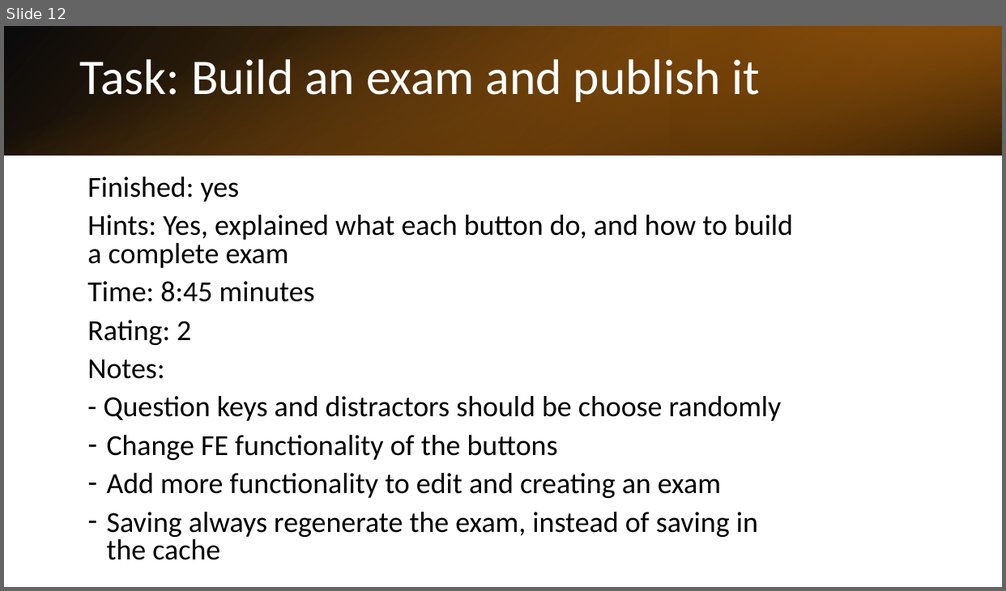
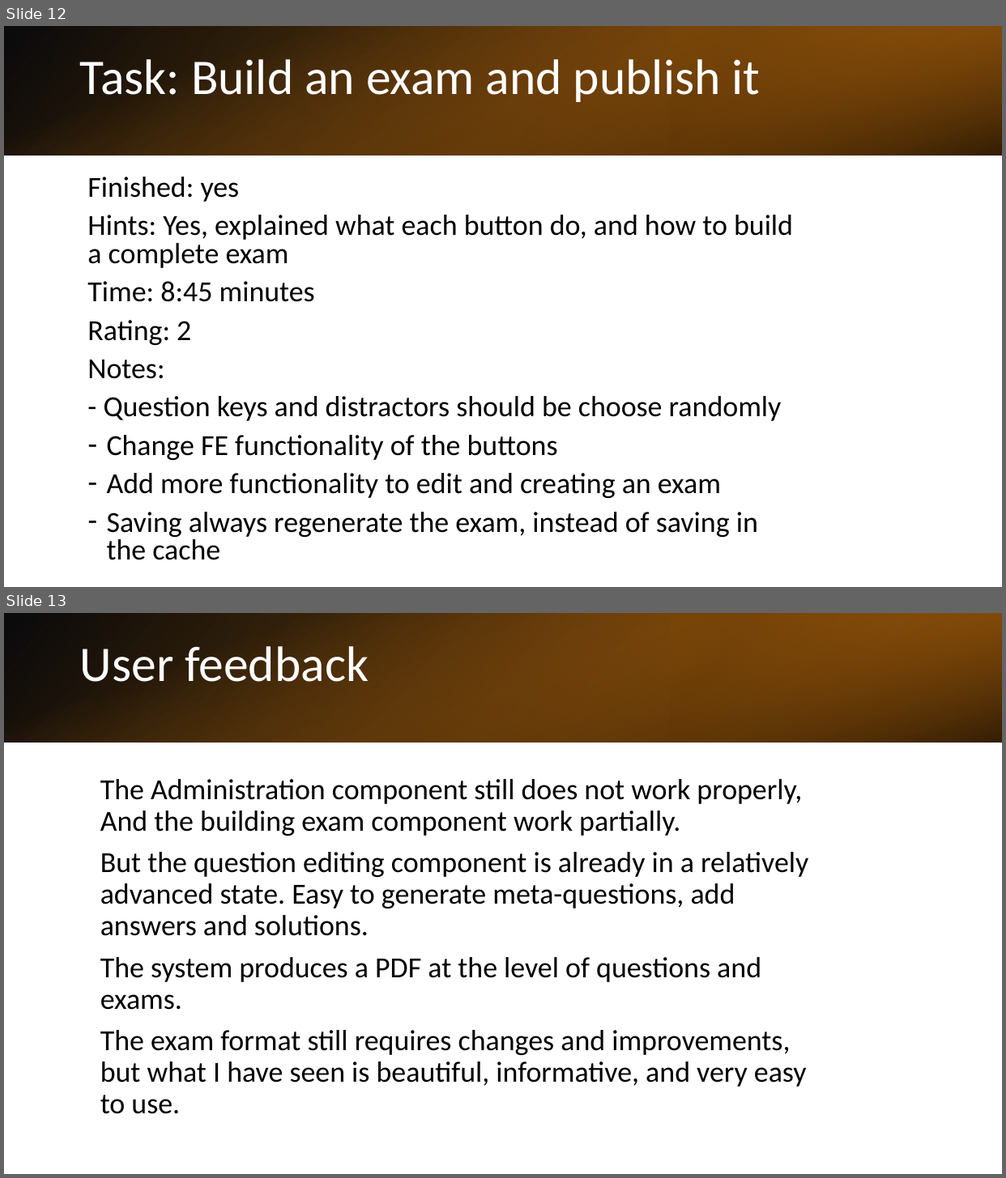
Before and after one commit to RoiTief/Exam-Management-System, a slide deck: docs/slide_07_05_24.pptx. Shown one above the other, each under a label of ours: slide 12 before the commit, slides 12 and 13 after it. The pictures are 1006x591 and 1006x1178 pixels, drawn with LibreOffice and Linux fonts; fonts in the diff are those of the drawing. Boxes give left, top, right and bottom in pixels: in the first picture for what was removed or moved away, otherwise in the second. Text is boxed around its words. In the diff, an @@ line names an element or a change of style, - is before the commit and + after.

Commit message:
add user review

```diff
--- a/docs/slide_07_05_24.pptx
+++ b/docs/slide_07_05_24.pptx
@@ slide 13 added at (x1=4, y1=613, x2=1002, y2=1174), background #FFFFFF @@
@@ rectangle added at (x1=4, y1=613, x2=1002, y2=742), fill gradient #000000 to #AB620D @@
@@ rectangle added at (x1=4, y1=613, x2=1002, y2=742), fill gradient #E48312 to #000000 @@
@@ rectangle added at (x1=670, y1=613, x2=1002, y2=742), fill gradient #724209 to #E48312 @@
@@ text added at (x1=80, y1=646, x2=368, y2=682), 48 pt, text #FFFFFF @@
+User feedback
@@ text added at (x1=100, y1=779, x2=808, y2=1114), 28 pt, text #000000 @@
+The Administration component still does not work properly, And the building exam component work partially.
+But the question editing component is already in a relatively advanced state. Easy to generate meta-questions, add answers and solutions.
+The system produces a PDF at the level of questions and exams.
+The exam format still requires changes and improvements, but what I have seen is beautiful, informative, and very easy to use.
```
